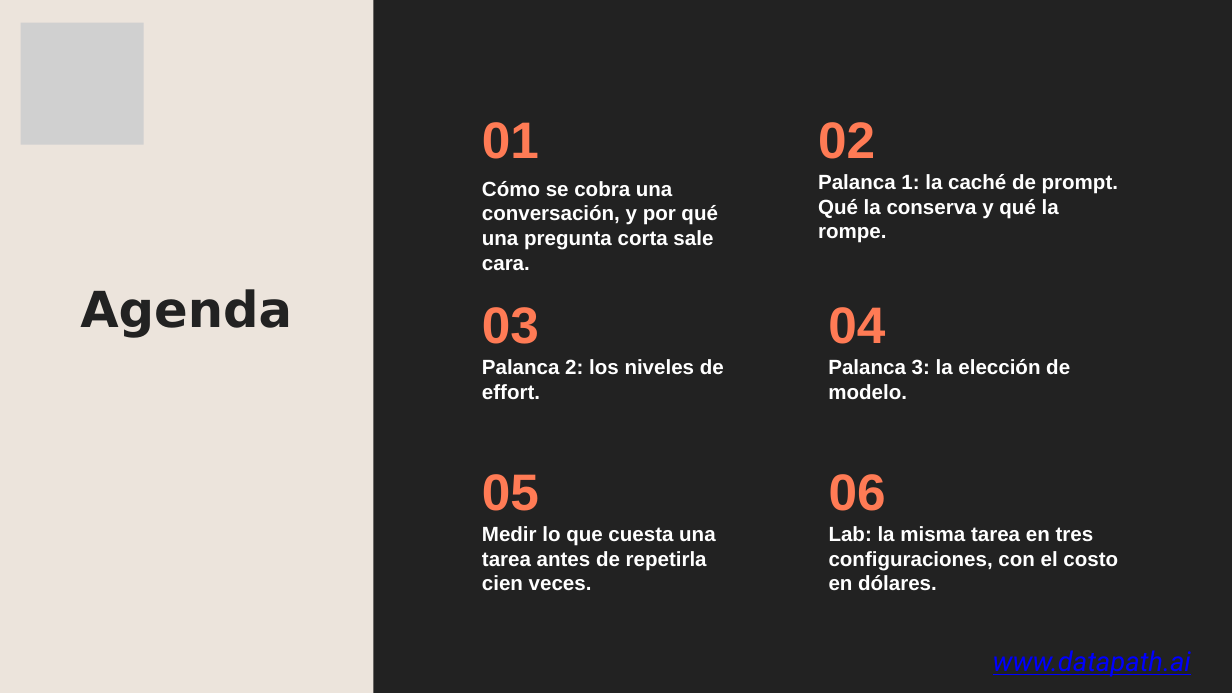
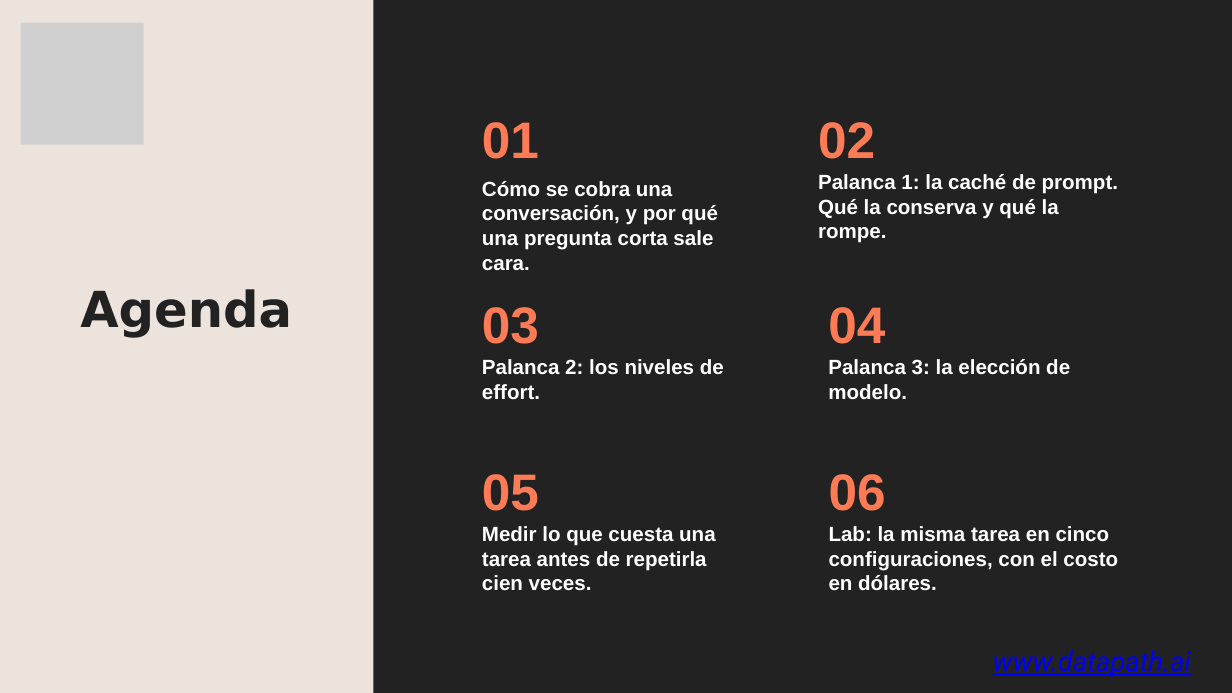
Before and after one commit to growlearnjo/merc_tech, a slide deck: slide 5 of doc_sesions/sesion3/Ed5_sesion3.pptx. Drawn at 1232x693 pixels with LibreOffice and Linux fonts; fonts in the diff are those of the drawing; grey boxes stand for pictures. Boxes give left, top, right and bottom in pixels: in the first picture for what was removed or moved away, otherwise in the second. Text is boxed around its words. In the diff, an @@ line names an element or a change of style, - is before the commit and + after.

```diff
--- a/doc_sesions/sesion3/Ed5_sesion3.pptx
+++ b/doc_sesions/sesion3/Ed5_sesion3.pptx
@@ text at <box>829,526,1118,590</box>: text changed @@
-Lab: la misma tarea en tres configuraciones, con el costo en dólares.
+Lab: la misma tarea en cinco configuraciones, con el costo en dólares.
```
Also in this commit, not shown: 8 other slides changed, 17 other files.
